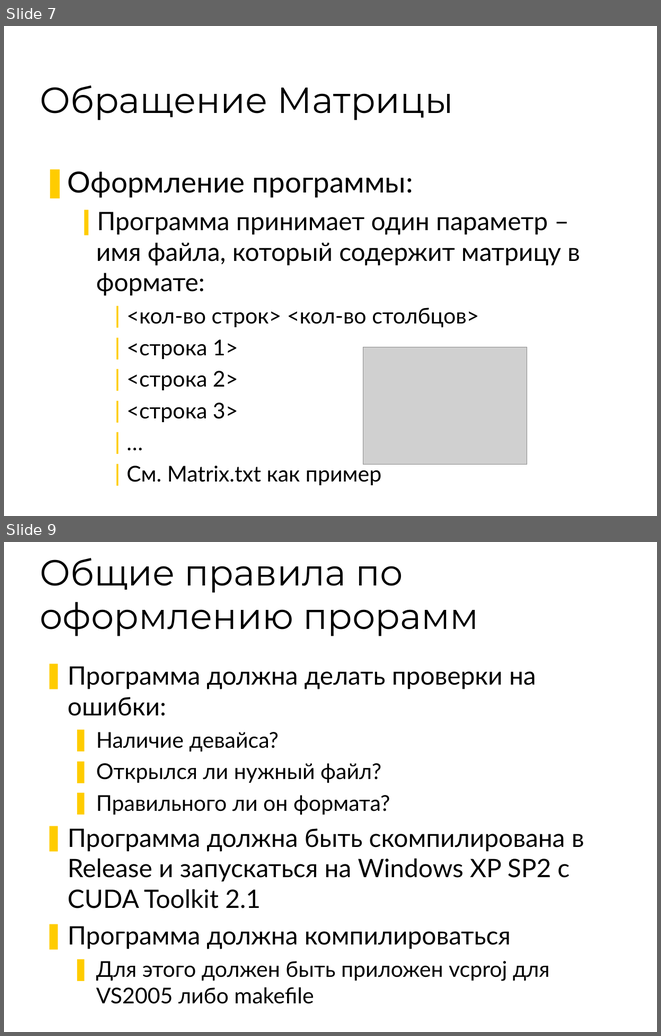
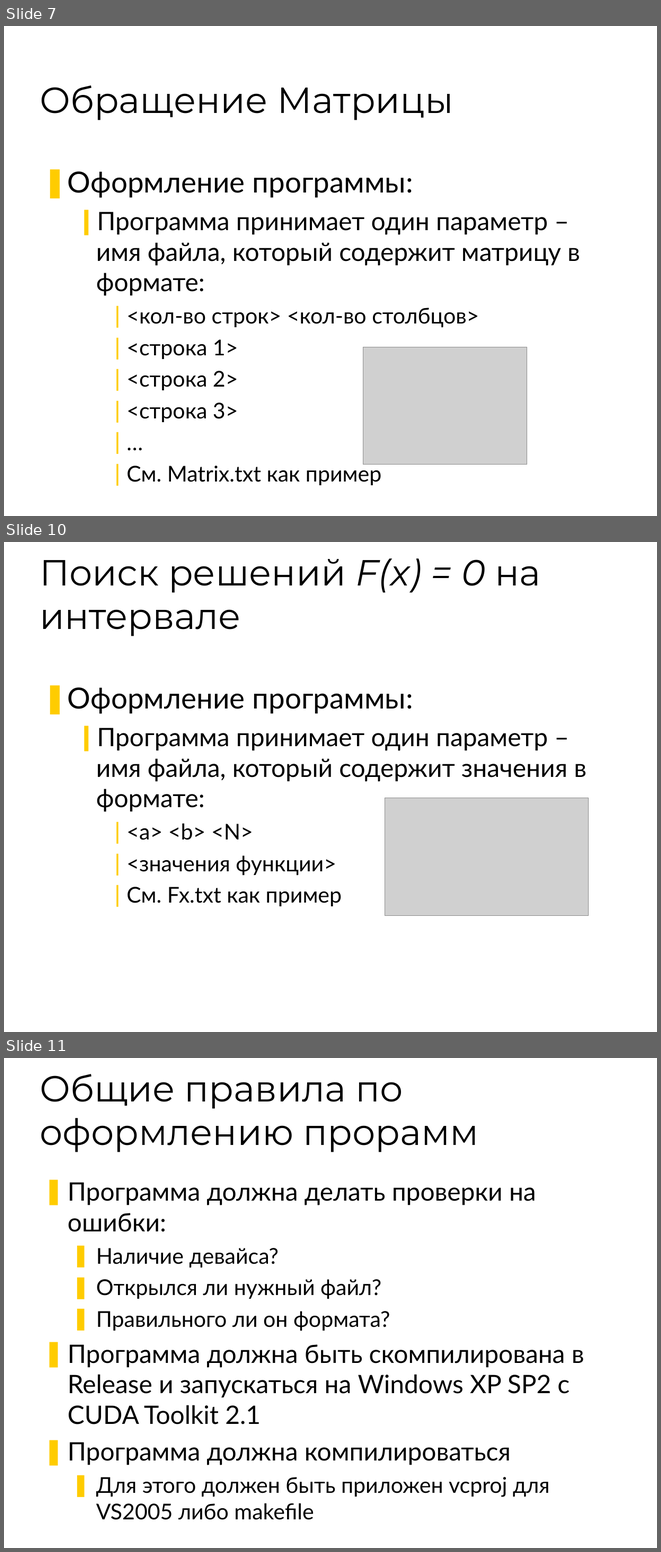
Before and after one commit to 7633/msu-cuda-course, a slide deck: Assignments/1/Assignment - 1.ppt. Shown one above the other, each under a label of ours: slides 7 and 9 before the commit, slides 7, 10 and 11 after it; the slides between them are not shown. The pictures are 661x1036 and 661x1552 pixels, drawn with LibreOffice and Linux fonts; fonts in the diff are those of the drawing; grey boxes stand for pictures; background and template pictures are left out. Boxes give left, top, right and bottom in pixels: in the first picture for what was removed or moved away, otherwise in the second. Text is boxed around its words. In the diff, an @@ line names an element or a change of style, - is before the commit and + after.

```diff
--- a/Assignments/1/Assignment - 1.ppt
+++ b/Assignments/1/Assignment - 1.ppt
@@ slide 10 added at (x1=4, y1=542, x2=657, y2=1032), background #FFFFFF @@
@@ title added at (x1=40, y1=558, x2=540, y2=636), 40 pt, text #000000 @@
+Поиск решений F(x) = 0 на интервале
@@ text added at (x1=68, y1=687, x2=586, y2=906), 28 pt, text #000000 @@
+❚ Оформление программы:
+  ❙ Программа принимает один параметр – имя файла, который содержит значения в формате:
+    ❘ <a> <b> <N>
+    ❘ <значения функции>
+    ❘ См. Fx.txt как пример
@@ picture added at (x1=385, y1=798, x2=588, y2=916) @@
@@ what was slide 9 is now slide 11 @@
```
Also in this commit, not shown: 1 slide changed, 2 other slides added.
